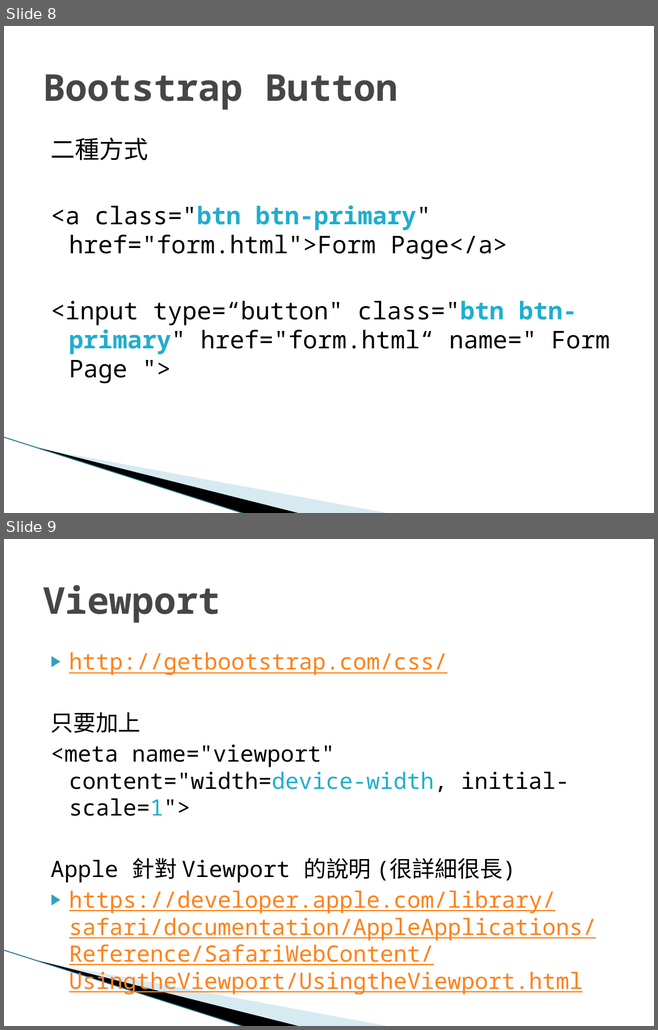
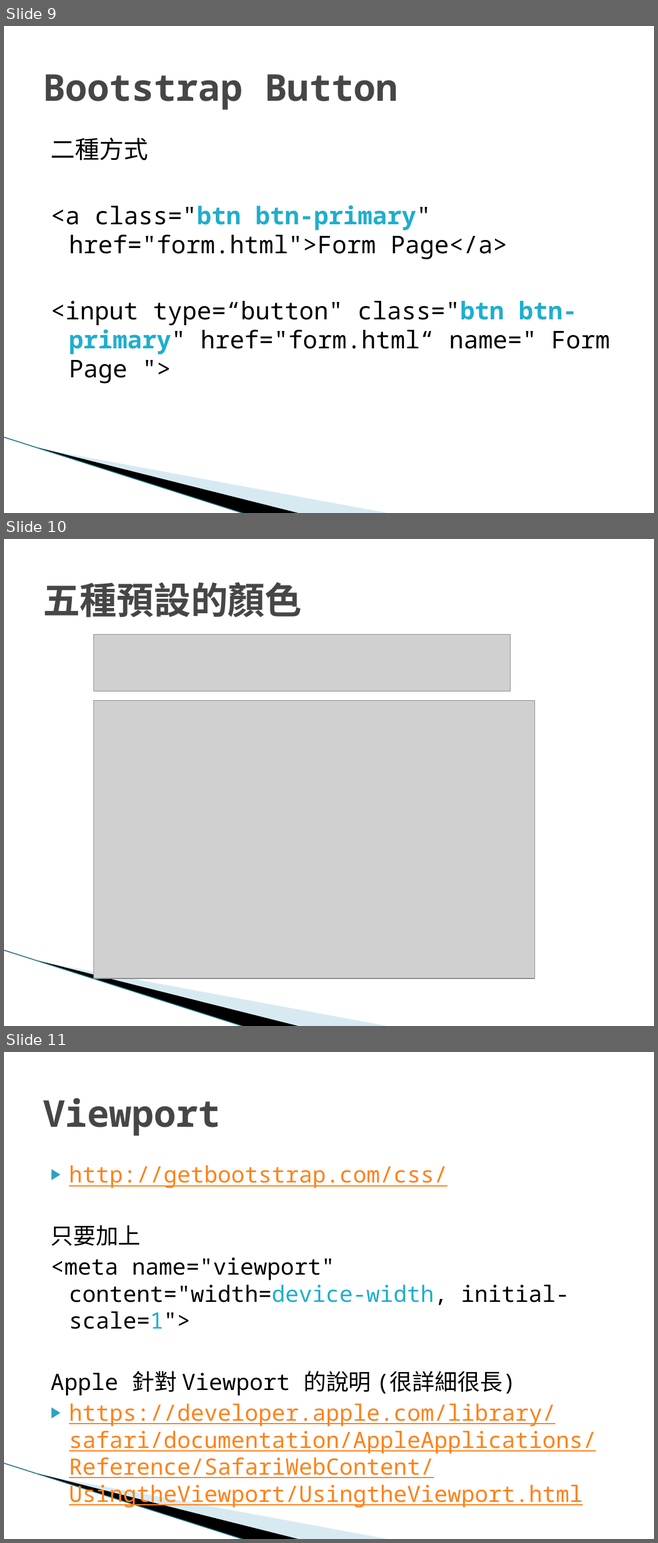
Before and after one commit to ericyuTestrite/TestRite-ITSG, a slide deck: Meeting-05/Bootstrap Lab 2.pptx. Shown one above the other, each under a label of ours: slides 8 and 9 before the commit, slides 9, 10 and 11 after it. The pictures are 658x1030 and 658x1543 pixels, drawn with LibreOffice and Linux fonts; fonts in the diff are those of the drawing; grey boxes stand for pictures; background and template pictures are left out. Boxes give left, top, right and bottom in pixels: in the first picture for what was removed or moved away, otherwise in the second. Text is boxed around its words. In the diff, an @@ line names an element or a change of style, - is before the commit and + after.

```diff
--- a/Meeting-05/Bootstrap Lab 2.pptx
+++ b/Meeting-05/Bootstrap Lab 2.pptx
@@ slide 10 added at [4, 539, 654, 1026], background #FFFFFF; not listed: 3 template elements that a slide beside it also shows @@
@@ title added at [43, 582, 302, 617], 41 pt, text #464646, bold @@
+五種預設的顏色
@@ picture added at [94, 635, 511, 692] @@
@@ picture added at [94, 701, 535, 979] @@
@@ what was slide 8 is now slide 9 @@
@@ what was slide 9 is now slide 11 @@
```
Also in this commit, not shown: 2 slides changed, 1 other slide added, 18 other files.
